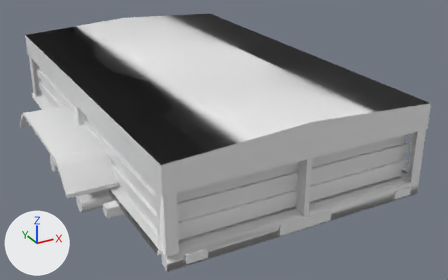
A saved change to the FBX model media/models_X/vehicles/Vehicles_jtrailer.fbx.
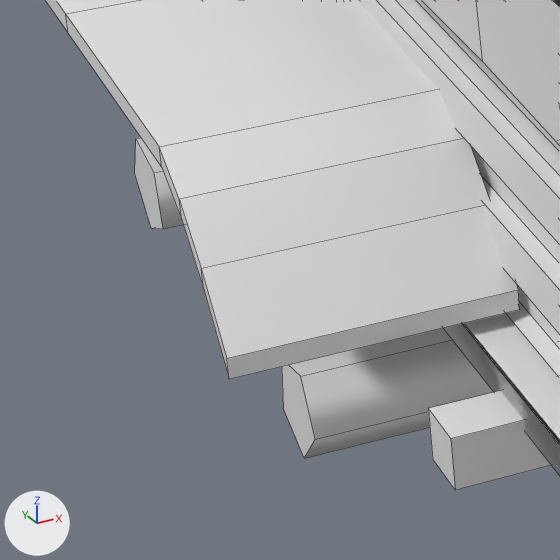
Old and new are each drawn whole from a camera (50 mm lens) standing at (-2.49, -3.18, 2.04) and looking at (0.49, 2.24, -0.66) and again close up on the part from 6% to 28% of the width and 47% to 83% of the height. Lighting does not change. The marker at lower left points along +X, +Y and +Z. The close-ups show mesh edges as thin lines. Where no turn or scale is listed for an object, it has been applied to the vertices.

The scene before the commit, as lines of its bpy script (objects in view):
```python
me_cube_001 = bpy.data.meshes.new('Cube.001')
me_cube_001.from_pydata(...)  # 541 vertices, 312 faces; spans x -1.52..1.47, y -1.71..3.82, z -1.04..0.1
me_cube_001.materials.append(mat_car_number_003)  # white #e7e7e7
ob_small_002 = bpy.data.objects.new('Small.002', me_cube_001)
ob_small_002.location = (-0.001, 1.724, 0.326)
```
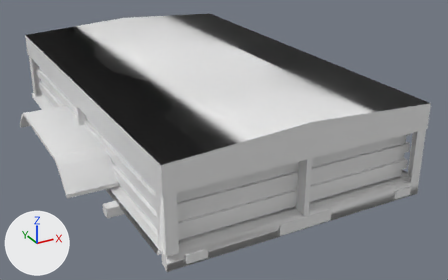
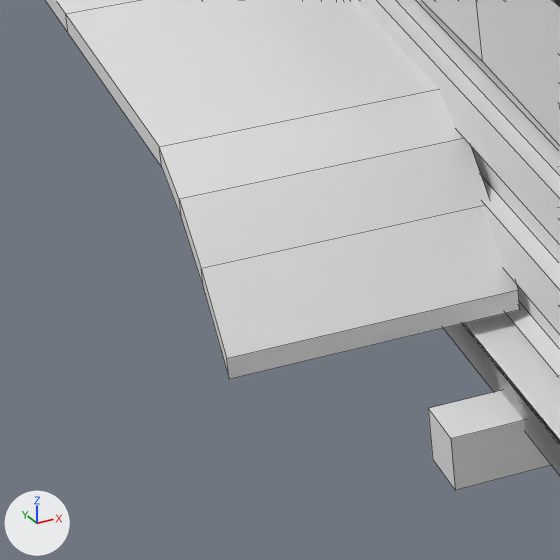
The change, as a list of edits to the scene's bpy script:
```text
Change me_cube_001:
    where me_cube_001.from_pydata(...)  # 541 vertices, 312 faces; spans x -1.52..1.47, y -1.71..3.82, z -1.04..0.1
    used by ob_small_002; location = (-0.001, 1.724, 0.326)
    me_cube_001 part 1: the loose piece of 10 vertices spanning x -1.34..1.15, y 0.54..0.71, z -0.98..-0.82 is moved by (0.0, -0.46, 0.0)
    me_cube_001 part 2: the loose piece of 10 vertices spanning x -1.34..1.15, y -0.35..-0.17, z -0.98..-0.82 is deleted
```

Pixel boxes [x1, y1, x2, y2] of what changed, in the close-ups (560 x 560 px; the box of a moved part takes in the faces that stretch with it):
part 1 of me_cube_001, moved or reshaped (not visible afterwards)
    before: [135, 138, 183, 229]
part 2 of me_cube_001, deleted
    before: [282, 328, 493, 458]
